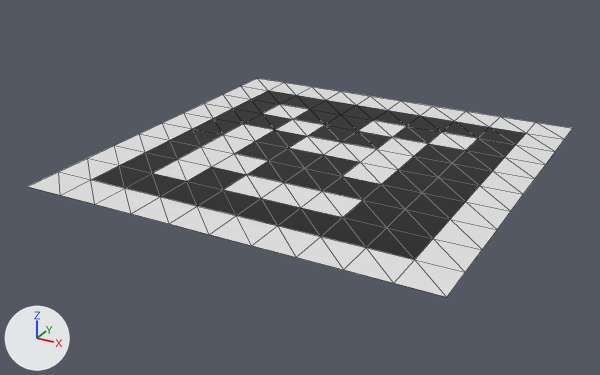
A saved change to the COLLADA model meshes/apriltag_36h11/tag36_11_00020.dae.
The view is the same before and after, from a 50 mm lens placed at (0.88, -1.722, 0.758), pointed at (-0.036, -0.057, -0.075). The axes (+X, +Y, +Z) are drawn at lower left. The lights are the same throughout. Mesh edges are drawn as thin lines.

The scene before the commit, as lines of its bpy script (objects in view):
```python
ob_pixel_02_03 = bpy.data.objects.new('pixel_02_03', me_plane_023)
ob_pixel_02_03.location = (-0.25, -0.15, 0.0)
ob_pixel_02_04 = bpy.data.objects.new('pixel_02_04', me_plane_024)
ob_pixel_02_04.location = (-0.25, -0.05, 0.0)
ob_pixel_04_04 = bpy.data.objects.new('pixel_04_04', me_plane_044)
ob_pixel_04_04.location = (-0.05, -0.05, 0.0)
ob_pixel_04_06 = bpy.data.objects.new('pixel_04_06', me_plane_046)
ob_pixel_04_06.location = (-0.05, 0.15, 0.0)
ob_pixel_05_05 = bpy.data.objects.new('pixel_05_05', me_plane_055)
ob_pixel_05_05.location = (0.05, 0.05, 0.0)
ob_pixel_05_06 = bpy.data.objects.new('pixel_05_06', me_plane_056)
ob_pixel_05_06.location = (0.05, 0.15, 0.0)
ob_pixel_05_07 = bpy.data.objects.new('pixel_05_07', me_plane_057)
ob_pixel_05_07.location = (0.05, 0.25, 0.0)
ob_pixel_06_03 = bpy.data.objects.new('pixel_06_03', me_plane_063)
ob_pixel_06_03.location = (0.15, -0.15, 0.0)
ob_pixel_09_08 = bpy.data.objects.new('pixel_09_08', me_plane_098)
ob_pixel_09_08.location = (0.45, 0.35, 0.0)
# also in view: 'pixel_09_04' at (0.45, -0.05, 0.0); 'pixel_03_01' at (-0.15, -0.35, 0.0); 'pixel_01_04' at (-0.35, -0.05, 0.0); 'pixel_07_06' at (0.25, 0.15, 0.0); 'pixel_02_06' at (-0.25, 0.15, 0.0)
```
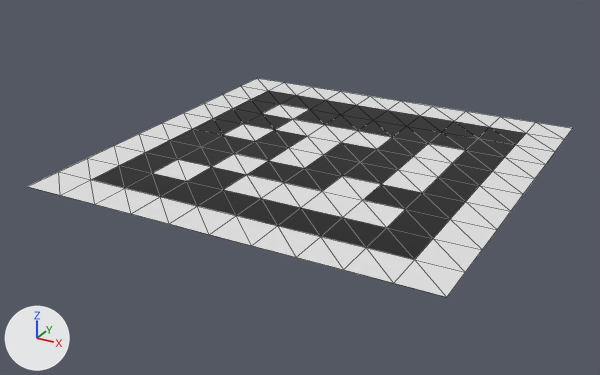
Pixel boxes (x1, y1, x2, y2) of what changed, in the pictures (600 x 375 px):
'pixel_07_02', recoloured (black to white)
    both: (343, 200, 405, 228)
'pixel_06_03', recoloured (black to white)
    both: (323, 176, 381, 200)
'pixel_07_04', recoloured (black to white)
    both: (382, 170, 438, 193)
'pixel_06_04', recoloured (white to black)
    both: (343, 162, 398, 184)
'pixel_07_05', recoloured (black to white)
    both: (398, 156, 452, 177)
'pixel_06_05', recoloured (white to black)
    both: (361, 149, 413, 169)
'pixel_04_04', recoloured (black to white)
    both: (269, 148, 323, 168)
'pixel_02_03', recoloured (white to black)
    both: (178, 147, 234, 167)
'pixel_07_06', recoloured (black to white)
    both: (415, 144, 466, 163)
'pixel_05_05', recoloured (white to black)
    both: (324, 142, 376, 162)
'pixel_06_06', recoloured (white to black)
    both: (378, 137, 428, 156)
'pixel_02_04', recoloured (white to black)
    both: (202, 135, 255, 153)
'pixel_07_07', recoloured (white to black)
    both: (428, 132, 478, 150)
'pixel_05_06', recoloured (black to white)
    both: (342, 131, 392, 149)
'pixel_04_06', recoloured (black to white)
    both: (308, 125, 357, 142)
'pixel_05_07', recoloured (white to black)
    both: (359, 120, 406, 137)

Patch to the scene script:
```diff
--- a/meshes/apriltag_36h11/tag36_11_00020.dae.py
+++ b/meshes/apriltag_36h11/tag36_11_00020.dae.py
@@ me_plane_023 @@
 me_plane_023.from_pydata(...)  # 4 vertices, 2 faces; spans x -0.05..0.05, y -0.05..0.05, z 0.0
-me_plane_023.materials.append(mat_white)  # white #e7e7e7
+me_plane_023.materials.append(mat_black)  # black #000000
@@ me_plane_024 @@
 me_plane_024.from_pydata(...)  # 4 vertices, 2 faces; spans x -0.05..0.05, y -0.05..0.05, z 0.0
-me_plane_024.materials.append(mat_white)  # white #e7e7e7
+me_plane_024.materials.append(mat_black)  # black #000000
@@ me_plane_044 @@
 me_plane_044.from_pydata(...)  # 4 vertices, 2 faces; spans x -0.05..0.05, y -0.05..0.05, z 0.0
-me_plane_044.materials.append(mat_black)  # black #000000
+me_plane_044.materials.append(mat_white)  # white #e7e7e7
@@ me_plane_046 @@
 me_plane_046.from_pydata(...)  # 4 vertices, 2 faces; spans x -0.05..0.05, y -0.05..0.05, z 0.0
-me_plane_046.materials.append(mat_black)  # black #000000
+me_plane_046.materials.append(mat_white)  # white #e7e7e7
@@ me_plane_055 @@
 me_plane_055.from_pydata(...)  # 4 vertices, 2 faces; spans x -0.05..0.05, y -0.05..0.05, z 0.0
-me_plane_055.materials.append(mat_white)  # white #e7e7e7
+me_plane_055.materials.append(mat_black)  # black #000000
@@ me_plane_056 @@
 me_plane_056.from_pydata(...)  # 4 vertices, 2 faces; spans x -0.05..0.05, y -0.05..0.05, z 0.0
-me_plane_056.materials.append(mat_black)  # black #000000
+me_plane_056.materials.append(mat_white)  # white #e7e7e7
@@ me_plane_057 @@
 me_plane_057.from_pydata(...)  # 4 vertices, 2 faces; spans x -0.05..0.05, y -0.05..0.05, z 0.0
-me_plane_057.materials.append(mat_white)  # white #e7e7e7
+me_plane_057.materials.append(mat_black)  # black #000000
@@ me_plane_063 @@
 me_plane_063.from_pydata(...)  # 4 vertices, 2 faces; spans x -0.05..0.05, y -0.05..0.05, z 0.0
-me_plane_063.materials.append(mat_black)  # black #000000
+me_plane_063.materials.append(mat_white)  # white #e7e7e7
@@ me_plane_064 @@
 me_plane_064.from_pydata(...)  # 4 vertices, 2 faces; spans x -0.05..0.05, y -0.05..0.05, z 0.0
-me_plane_064.materials.append(mat_white)  # white #e7e7e7
+me_plane_064.materials.append(mat_black)  # black #000000
@@ me_plane_065 @@
 me_plane_065.from_pydata(...)  # 4 vertices, 2 faces; spans x -0.05..0.05, y -0.05..0.05, z 0.0
-me_plane_065.materials.append(mat_white)  # white #e7e7e7
+me_plane_065.materials.append(mat_black)  # black #000000
@@ me_plane_066 @@
 me_plane_066.from_pydata(...)  # 4 vertices, 2 faces; spans x -0.05..0.05, y -0.05..0.05, z 0.0
-me_plane_066.materials.append(mat_white)  # white #e7e7e7
+me_plane_066.materials.append(mat_black)  # black #000000
@@ me_plane_072 @@
 me_plane_072.from_pydata(...)  # 4 vertices, 2 faces; spans x -0.05..0.05, y -0.05..0.05, z 0.0
-me_plane_072.materials.append(mat_black)  # black #000000
+me_plane_072.materials.append(mat_white)  # white #e7e7e7
@@ me_plane_074 @@
 me_plane_074.from_pydata(...)  # 4 vertices, 2 faces; spans x -0.05..0.05, y -0.05..0.05, z 0.0
-me_plane_074.materials.append(mat_black)  # black #000000
+me_plane_074.materials.append(mat_white)  # white #e7e7e7
@@ me_plane_075 @@
 me_plane_075.from_pydata(...)  # 4 vertices, 2 faces; spans x -0.05..0.05, y -0.05..0.05, z 0.0
-me_plane_075.materials.append(mat_black)  # black #000000
+me_plane_075.materials.append(mat_white)  # white #e7e7e7
@@ me_plane_076 @@
 me_plane_076.from_pydata(...)  # 4 vertices, 2 faces; spans x -0.05..0.05, y -0.05..0.05, z 0.0
-me_plane_076.materials.append(mat_black)  # black #000000
+me_plane_076.materials.append(mat_white)  # white #e7e7e7
@@ me_plane_077 @@
 me_plane_077.from_pydata(...)  # 4 vertices, 2 faces; spans x -0.05..0.05, y -0.05..0.05, z 0.0
-me_plane_077.materials.append(mat_white)  # white #e7e7e7
+me_plane_077.materials.append(mat_black)  # black #000000
```
